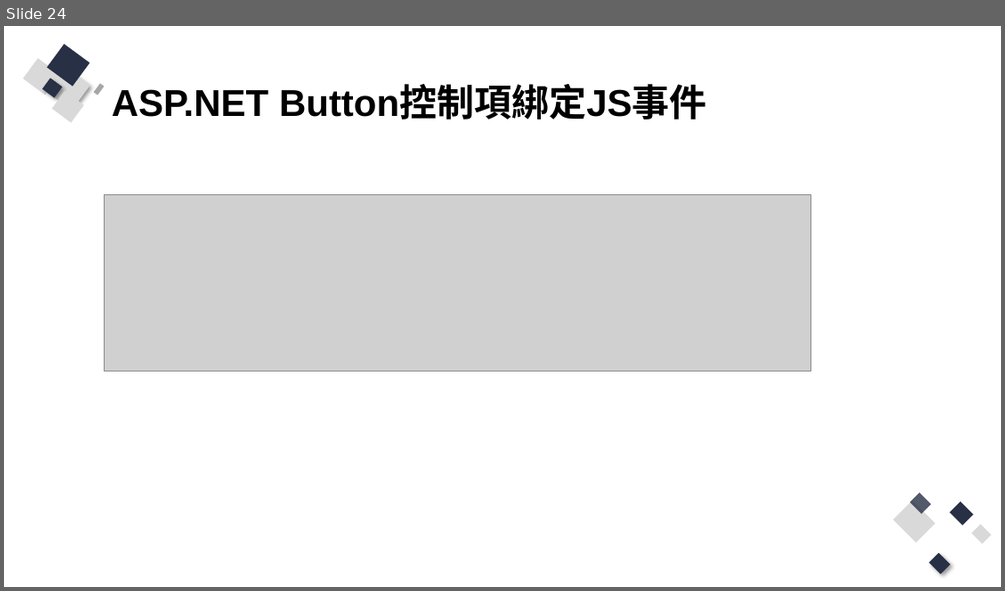
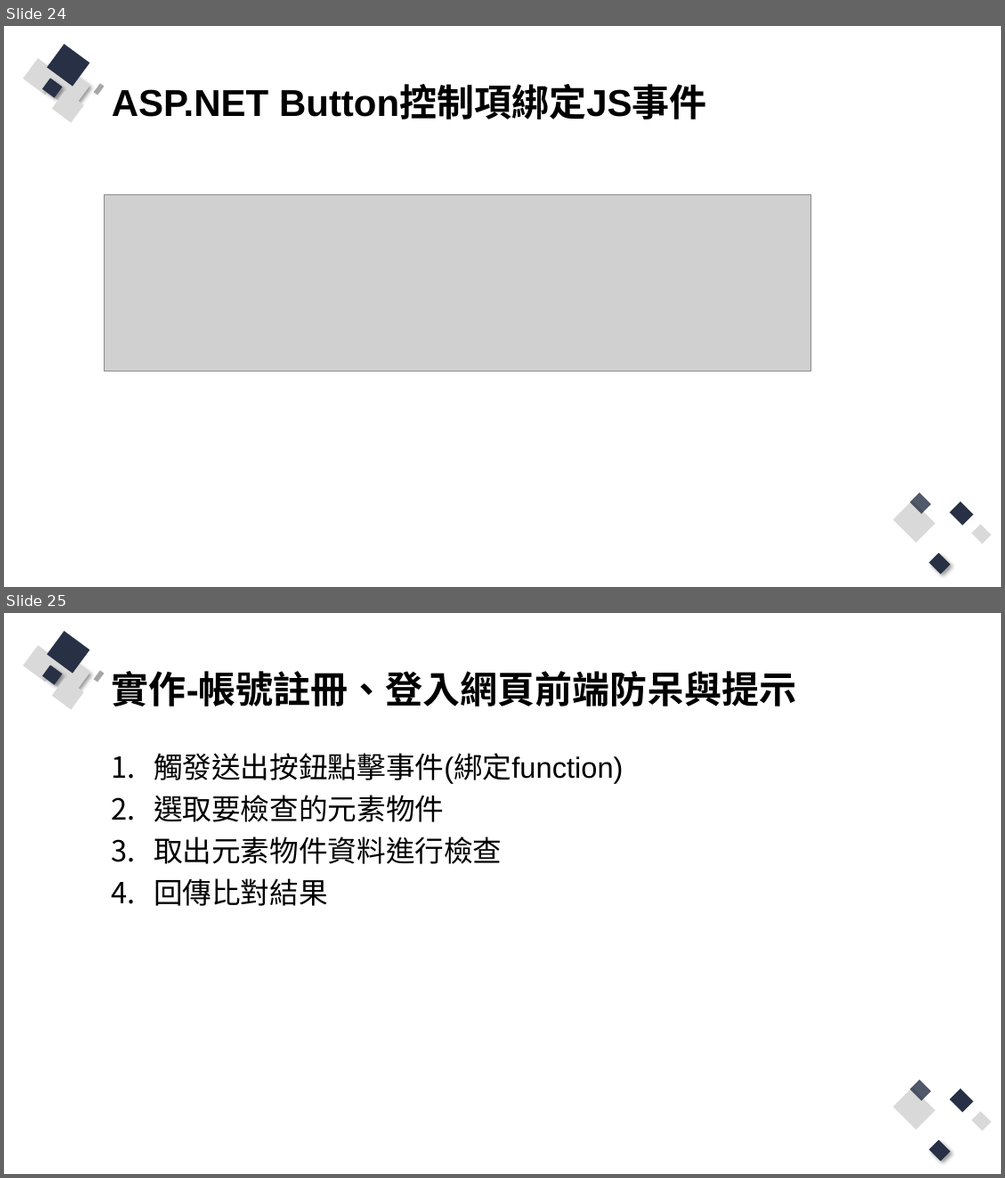
Before and after one commit to Q81JIAXIONG/-, a slide deck: 投影片/6.實作-帳號註冊、登入網頁前端防呆與提示.pptx. Shown one above the other, each under a label of ours: slide 24 before the commit, slides 24 and 25 after it. The pictures are 1005x591 and 1005x1178 pixels, drawn with LibreOffice and Linux fonts; fonts in the diff are those of the drawing; grey boxes stand for pictures. Boxes give left, top, right and bottom in pixels: in the first picture for what was removed or moved away, otherwise in the second. Text is boxed around its words. In the diff, an @@ line names an element or a change of style, - is before the commit and + after.

```diff
--- a/投影片/6.實作-帳號註冊、登入網頁前端防呆與提示.pptx
+++ b/投影片/6.實作-帳號註冊、登入網頁前端防呆與提示.pptx
@@ slide 25 added at (4,613,1001,1174), background #FFFFFF; not listed: 13 template elements that a slide beside it also shows @@
@@ title added at (112,671,797,706), 36 pt, text #000000, bold @@
+實作-帳號註冊、登入網頁前端防呆與提示
@@ text added at (154,753,623,906), 28 pt, text #000000 @@
+1. 觸發送出按鈕點擊事件(綁定function)
+2. 選取要檢查的元素物件
+3. 取出元素物件資料進行檢查
+4. 回傳比對結果
```
Also in this commit, not shown: 1 slide changed, 7 other slides added, 24 other files.
